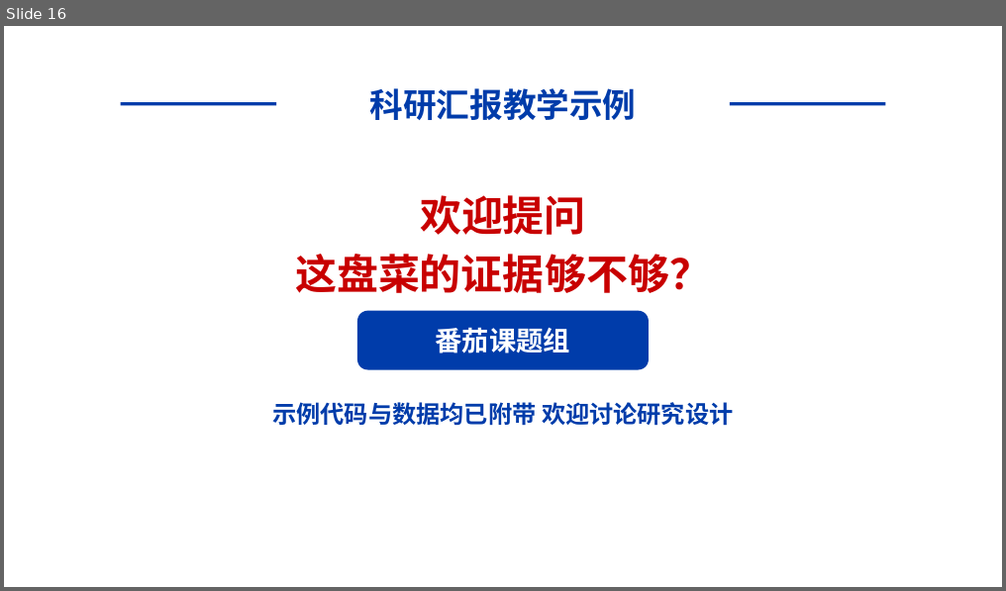
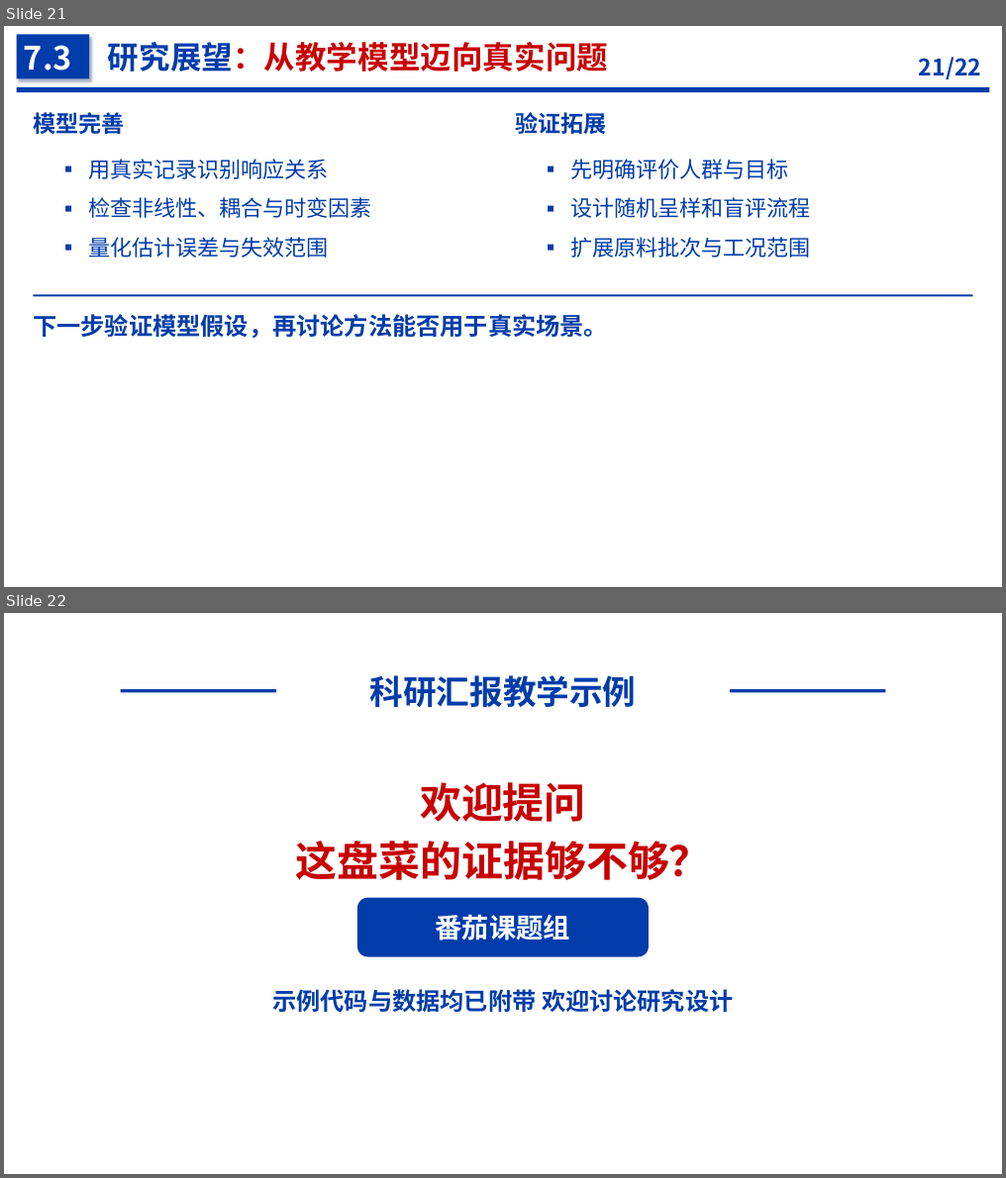
Before and after one commit to PaoShou-China/thesis-defense-slidev, a slide deck: template/examples/tomato/tomato-research.pptx. Shown one above the other, each under a label of ours: slide 16 before the commit, slides 21 and 22 after it. The pictures are 1006x591 and 1006x1178 pixels, drawn with LibreOffice and Linux fonts; fonts in the diff are those of the drawing; background and template pictures are left out. Boxes give left, top, right and bottom in pixels: in the first picture for what was removed or moved away, otherwise in the second. Text is boxed around its words. In the diff, an @@ line names an element or a change of style, - is before the commit and + after.

```diff
--- a/template/examples/tomato/tomato-research.pptx
+++ b/template/examples/tomato/tomato-research.pptx
@@ slide 21 added at (4,26,1002,587), background #FFFFFF @@
@@ rectangle added at (16,34,89,78), fill #003CAA @@
@@ text added at (24,45,72,71), 23.2 pt, text #FFFFFF, bold @@
+7.3
@@ text added at (108,42,608,72), 22.5 pt, text #C80000, bold @@
+研究展望：从教学模型迈向真实问题
@@ text added at (919,57,981,80), 16.5 pt, text #003CAA, bold @@
+21/22
@@ rectangle added at (16,86,989,92), fill #003CAA @@
@@ text added at (33,112,124,134), 16.5 pt, text #003CAA, bold @@
+模型完善
@@ text added at (516,112,607,134), 16.5 pt, text #003CAA, bold @@
+验证拓展
@@ text added at (57,150,97,188), 15.8 pt, text #003CAA @@
+▪
@@ text added at (88,159,328,179), 15.8 pt, text #003CAA @@
+用真实记录识别响应关系
@@ text added at (540,150,579,188), 15.8 pt, text #003CAA @@
+▪
@@ text added at (570,159,788,179), 15.8 pt, text #003CAA @@
+先明确评价人群与目标
@@ text added at (57,188,97,228), 15.8 pt, text #003CAA @@
+▪
@@ text added at (88,197,371,218), 15.8 pt, text #003CAA @@
+检查非线性、耦合与时变因素
@@ text added at (540,188,579,228), 15.8 pt, text #003CAA @@
+▪
@@ text added at (571,197,811,218), 15.8 pt, text #003CAA @@
+设计随机呈样和盲评流程
@@ text added at (57,229,97,268), 15.8 pt, text #003CAA @@
+▪
@@ text added at (540,229,579,268), 15.8 pt, text #003CAA @@
+▪
@@ text added at (88,237,328,258), 15.8 pt, text #003CAA @@
+量化估计误差与失效范围
@@ text added at (571,237,811,258), 15.8 pt, text #003CAA @@
+扩展原料批次与工况范围
@@ rectangle added at (33,294,973,296), fill #003CAA @@
@@ text added at (33,314,608,338), 17.2 pt, text #003CAA, bold @@
+下一步验证模型假设，再讨论方法能否用于真实场景。
@@ what was slide 16 is now slide 22 @@
```
Also in this commit, not shown: 12 slides changed, 7 other slides added, 2 slides removed, 44 other files.
